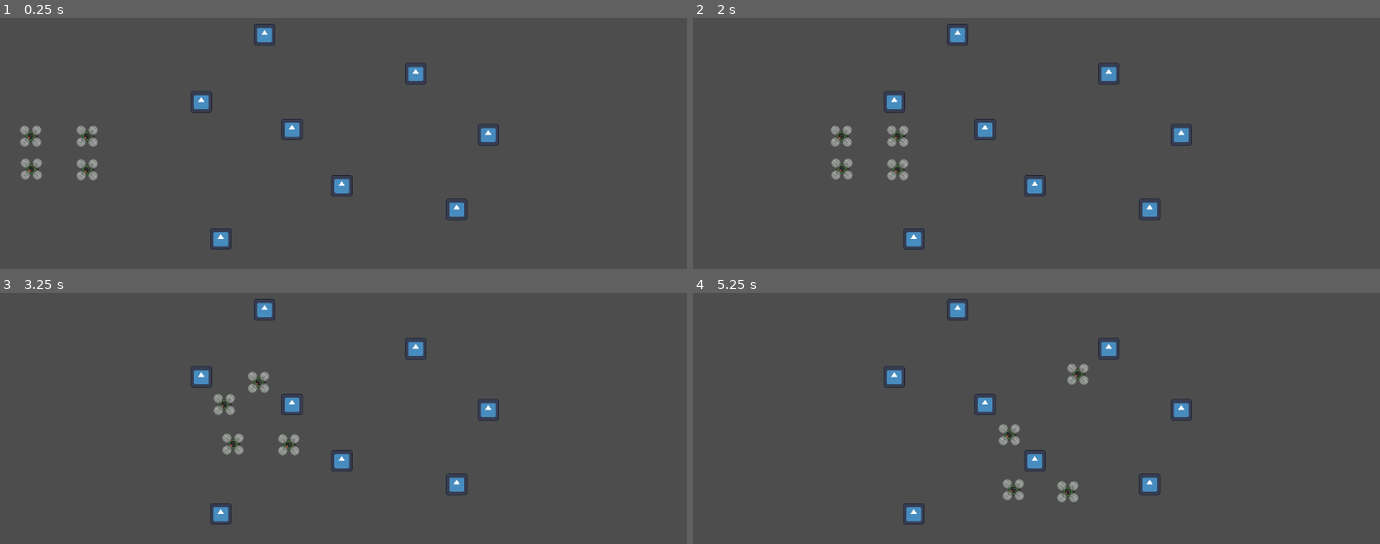
Above: before the commit, frames 1-4 (two rows, left to right).
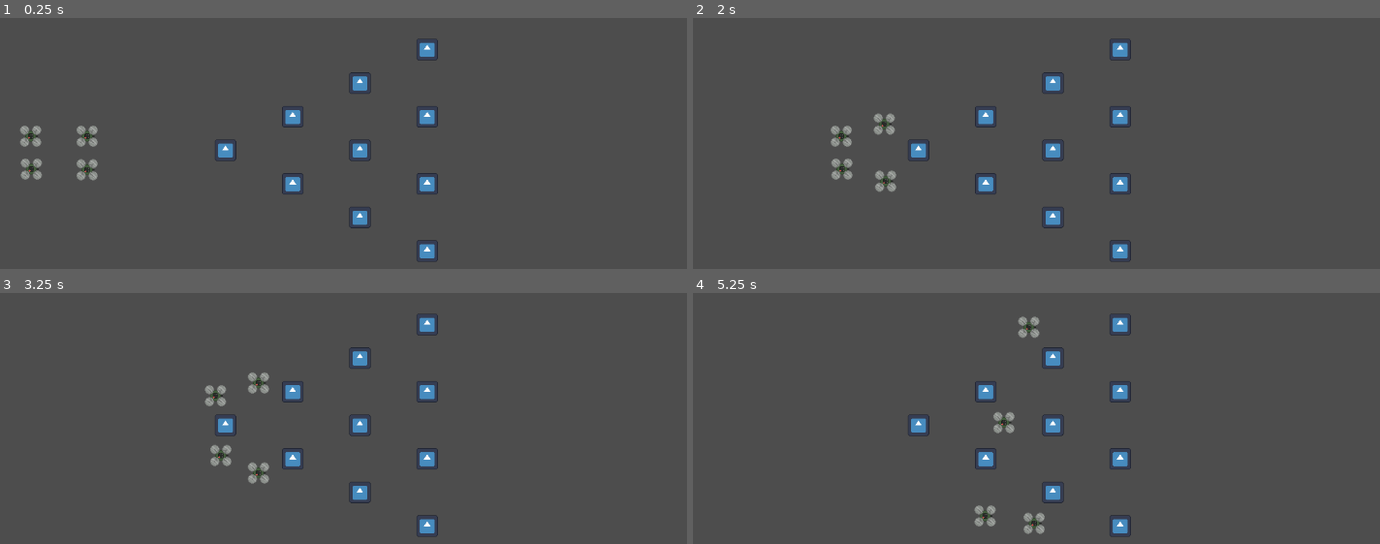
Above: after the commit, the same moments.

Repository: MRRP-lab/cluttered-navigation
Game: Godot game, scene res://scenes/field.tscn
The game is run twice, just before and just after one commit, with the same random seed, the same clock (stepped at 60 frames per second) and the same inputs. The engine's default icon, where the game draws it, is replaced by a stand-in: a white triangle on a blue panel in a dark square.
Inputs:
- Up to frame 1 (0.25 s): no input
- Up to frame 2 (2 s): no input
- Up to frame 3 (3.25 s): no input
- Up to frame 4 (5.25 s): no input

The runs differ from the first frame. In frame 1, 3.0% of the frame differs, in the area x 27-73%, y 2-97%; in frame 2, 3.6%; in frame 3, 3.9%; in frame 4, 4.3%.
Error in both runs: Attempt to call function 'store_csv_line' in base 'null instance' on a null instance. (res://scripts/drone_scanner.gd:33)

Commit message:
Basic obstacle generation done

Diff:
--- a/pinko-drones/scenes/field.tscn
+++ b/pinko-drones/scenes/field.tscn
@@ -1,7 +1,7 @@
 [gd_scene load_steps=6 format=3 uid="uid://cixj4aur0a7rw"]
 
 [ext_resource type="PackedScene" uid="uid://caql5maj28m6r" path="res://scenes/plinko_drone.tscn" id="1_7puak"]
-[ext_resource type="PackedScene" uid="uid://c8de5rbrn437a" path="res://scenes/obstacle.tscn" id="3_0r5mg"]
+[ext_resource type="Script" path="res://scenes/init.gd" id="1_hha2i"]
 [ext_resource type="PackedScene" uid="uid://15ljtini214q" path="res://scenes/drone_scanner.tscn" id="3_v64ix"]
 
 [sub_resource type="RectangleShape2D" id="RectangleShape2D_hlxp5"]
@@ -10,7 +10,11 @@
 [sub_resource type="RectangleShape2D" id="RectangleShape2D_45xs3"]
 size = Vector2(20, 635)
 
-[node name="Node2D" type="Node2D"]
+[node name="Node2D" type="Node2D" node_paths=PackedStringArray("field")]
+script = ExtResource("1_hha2i")
+start_pos = Vector2(-200, 0)
+field = NodePath(".")
+obstacle_shape = "triangle"
 
 [node name="Camera2D" type="Camera2D" parent="."]
 
@@ -27,30 +31,6 @@
 
 [node name="Drone4" parent="." instance=ExtResource("1_7puak")]
 position = Vector2(-515, -21)
-
-[node name="StaticBody2D" parent="." instance=ExtResource("3_0r5mg")]
-position = Vector2(-27, 53)
-
-[node name="StaticBody2D2" parent="." instance=ExtResource("3_0r5mg")]
-position = Vector2(-101, -31)
-
-[node name="StaticBody2D3" parent="." instance=ExtResource("3_0r5mg")]
-position = Vector2(144, 88)
-
-[node name="StaticBody2D4" parent="." instance=ExtResource("3_0r5mg")]
-position = Vector2(-142, -172)
-
-[node name="StaticBody2D5" parent="." instance=ExtResource("3_0r5mg")]
-position = Vector2(-207, 132)
-
-[node name="StaticBody2D6" parent="." instance=ExtResource("3_0r5mg")]
-position = Vector2(83, -114)
-
-[node name="StaticBody2D7" parent="." instance=ExtResource("3_0r5mg")]
-position = Vector2(191, -23)
-
-[node name="StaticBody2D8" parent="." instance=ExtResource("3_0r5mg")]
-position = Vector2(-236, -72)
 
 [node name="DroneScanner" parent="." instance=ExtResource("3_v64ix")]
 position = Vector2(559, -2)
--- /dev/null
+++ b/pinko-drones/scenes/init.gd
@@ -0,0 +1,11 @@
+extends Node2D
+
+@export var start_pos: Vector2
+@export var field: Node2D
+@export var obstacle_shape: String  ## can either be 'rectangle' or 'triangle'
+
+func _ready() -> void:
+	if obstacle_shape.to_lower() == "triangle":
+		ObstacleGenerator.generate_plinko(field, start_pos)
+	else:
+		ObstacleGenerator.generate_rectangle(field, start_pos)
--- /dev/null
+++ b/pinko-drones/scripts/obstacle_generator.gd
@@ -0,0 +1,38 @@
+extends Node2D
+class_name ObstacleGenerator
+## Static class to generate obstacle fields
+
+
+
+## Generates obstacles in a triangular plinko formation
+##
+static func generate_plinko(parent: Node2D, start: Vector2, levels := 4, spacing := 100, rand_offset := 0) -> void:
+	print("Generating obstacles in a plinko formation")
+
+	var obstacle = preload("res://scenes/obstacle.tscn")
+	for depth in levels:
+		for width in depth + 1:
+			var new_obstacle = obstacle.instantiate()
+			new_obstacle.name = str("obstacle_", depth, width)
+
+			new_obstacle.position.x = start.x + (depth * spacing)
+			new_obstacle.position.y = start.y + (width * spacing) - (depth * spacing / 2)
+			parent.add_child(new_obstacle)
+
+
+## Generates obstacles in a rectangular plinko formation
+## The start vector corresponds to the middle of the first row of obstacles
+static func generate_rectangle(parent: Node2D, start: Vector2, depth := 4, width := 4, spacing := 100, rand_offset := 0) -> void:
+	print("Generating obstacles in a rectangular formation")
+
+	var obstacle = preload("res://scenes/obstacle.tscn")
+	for row in depth:
+		for col in width:
+			var new_obstacle = obstacle.instantiate()
+			new_obstacle.name = str("obstacle_", row, col)
+
+			new_obstacle.position.x = start.x + (row * spacing)
+			new_obstacle.position.y = start.y + (col * spacing) - (width * spacing) / 2
+			if (row % 2):
+				new_obstacle.position.y += spacing / 2
+			parent.add_child(new_obstacle)
--- a/pinko-drones/scripts/plinko_drone.gd
+++ b/pinko-drones/scripts/plinko_drone.gd
@@ -80,6 +80,7 @@
 
 # Called when the node enters the scene tree for the first time.
 func _ready() -> void:
+	#ObstacleGenerator.generate_obstacles()
 	current_state = states.ADVANCING
 
 # Called every frame. 'delta' is the elapsed time since the previous frame.
